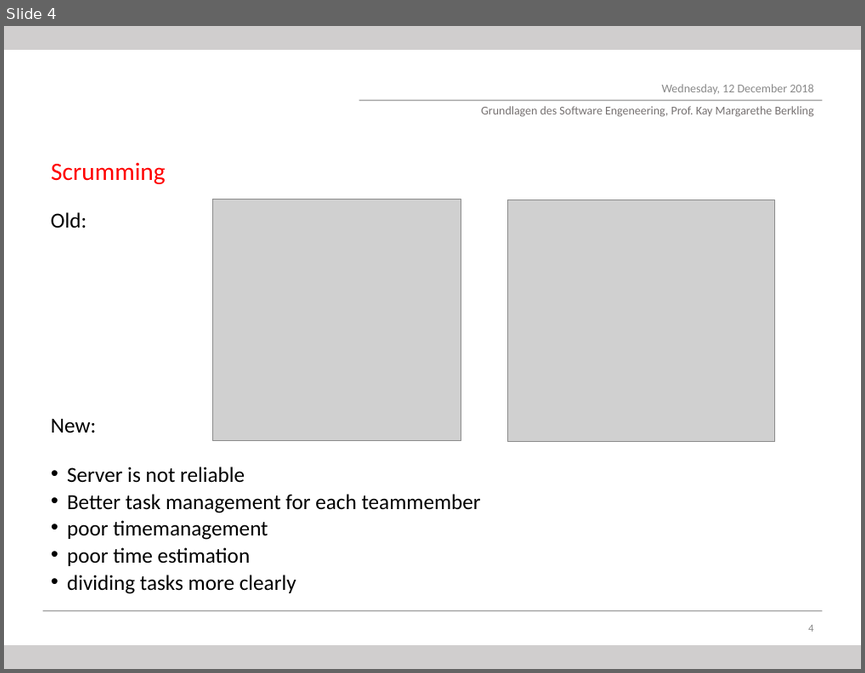
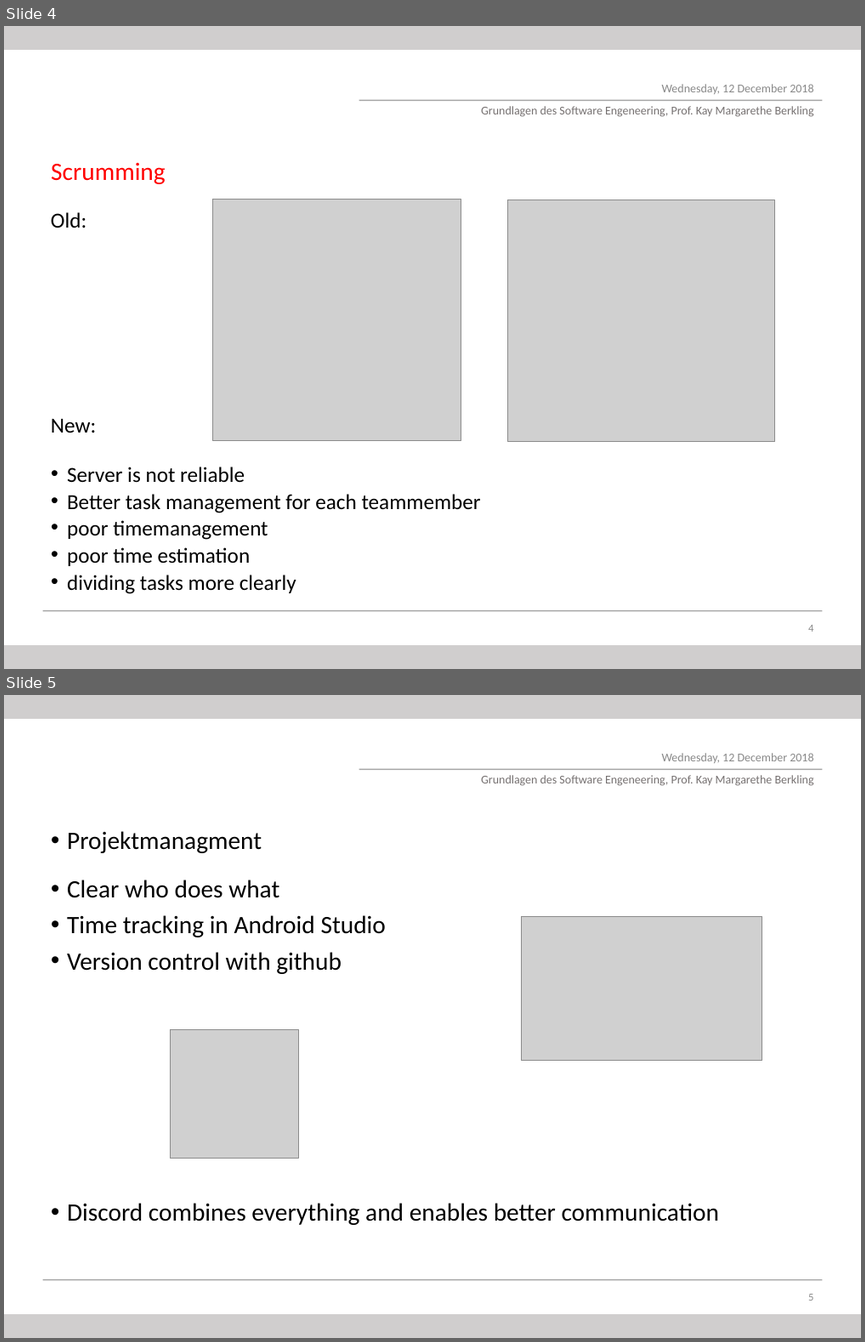
Before and after one commit to dhbwiewarsessen/dhbwwe-app, a slide deck: Documentation/Pres_VisionFromThimo.odp. Shown one above the other, each under a label of ours: slide 4 before the commit, slides 4 and 5 after it. The pictures are 865x673 and 865x1342 pixels, drawn with LibreOffice and Linux fonts; fonts in the diff are those of the drawing; grey boxes stand for pictures; background and template pictures are left out. Boxes give left, top, right and bottom in pixels: in the first picture for what was removed or moved away, otherwise in the second. Text is boxed around its words. In the diff, an @@ line names an element or a change of style, - is before the commit and + after.

```diff
--- a/Documentation/Pres_VisionFromThimo.odp
+++ b/Documentation/Pres_VisionFromThimo.odp
@@ slide 5 added at box(4, 695, 861, 1338), background #FFFFFF; not listed: 7 template elements that a slide beside it also shows @@
@@ text added at box(67, 831, 262, 853), 21 pt, text #000000 @@
+• Projektmanagment
@@ text added at box(67, 879, 719, 1225), 21 pt, text #000000 @@
+• Clear who does what
+• Time tracking in Android Studio
+• Version control with github
+• Discord combines everything and enables better communication
@@ picture added at box(522, 916, 762, 1059) @@
@@ picture added at box(171, 1029, 299, 1157) @@
```
